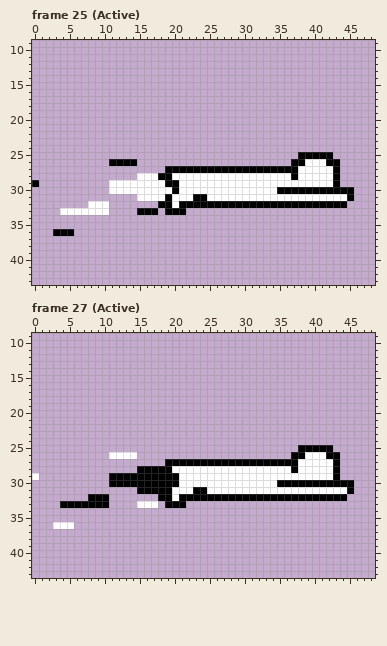
Edited in one commit: pixel-art file (shoot/Sprites/Wrestler/Wrestler.aseprite). This is how it looked before the edit.
64x64 pixels, 63 frames. Shown: frame 25 (Active): x 0..48, y 9..43; frame 27 (Active): x 0..48, y 9..43. The commit also changed other frames, which this record leaves out.
Now the later version:
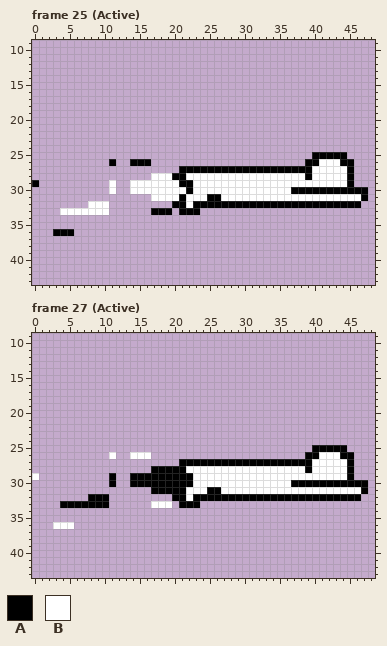
Palette (. is transparent): A #000000  B #ffffff
Diff:
Frame 25 (Active), layer "Layer":
Colour A is added in row 25 at x 43 to 44; in row 26 at x 15 to 16 and 44 to 45; in rows 27 to 29 at x 45; in row 30 at x 46 to 47; in row 31 at x 47; in row 32 at x 45 to 46.
Colour A is added in row 33 at x 18 and 22 to 23.
Colour A replaces colour B in row 26 at x 39 to 40; in row 27 at x 38 to 39; in row 28 at x 20 to 21 and 39; in row 29 at x 21 to 22; in row 30 at x 22; in row 31 at x 21 and 25 to 26.
Colour A replaces colour B in row 32 at x 20.
Colour B is added in rows 27 to 29 at x 44; in row 31 at x 46.
Colour B replaces colour A in row 26 at x 42 to 43; in row 27 at x 43; in row 28 at x 18 to 19, 37 and 43; in row 29 at x 19 to 20 and 43; in row 30 at x 20 and 35 to 36; in row 31 at x 19, 23 to 24 and 45.
Colour B replaces colour A in row 32 at x 22.
The author cleared colour A in row 25 at x 38 to 39; in row 26 at x 12 to 13 and 37 to 38; in row 27 at x 19 to 20; in row 32 at x 18 to 19; in row 33 at x 15 to 16 and 20.
The author cleared colour B in row 28 at x 15 to 16; in rows 29 to 30 at x 12 to 13; in row 31 at x 15 to 16.
Frame 27 (Active), layer "Layer":
Colour A is added in row 25 at x 43 to 44; in row 26 at x 44 to 45; in rows 27 to 29 at x 45; in row 30 at x 46 to 47; in row 31 at x 47; in row 32 at x 45 to 46.
Colour A is added in row 33 at x 22 to 23.
Colour A replaces colour B in row 26 at x 39 to 40; in row 27 at x 38 to 39; in row 28 at x 20 to 21 and 39; in rows 29 to 30 at x 21 to 22; in row 31 at x 20 to 21 and 25 to 26; in row 32 at x 20.
Colour B is added in row 26 at x 15 to 16; in rows 27 to 29 at x 44; in row 31 at x 46; in row 33 at x 18.
Colour B replaces colour A in row 26 at x 42 to 43; in row 27 at x 43; in row 28 at x 37 and 43; in row 29 at x 43; in row 30 at x 35 to 36; in row 31 at x 23 to 24 and 45.
Colour B replaces colour A in row 32 at x 22; in row 33 at x 19.
The author cleared colour A in row 25 at x 38 to 39; in row 26 at x 37 to 38; in row 27 at x 19 to 20; in row 28 at x 15 to 16; in rows 29 to 30 at x 12 to 13; in row 31 at x 15 to 16.
The author cleared colour A in row 32 at x 18 to 19; in row 33 at x 20.
The author cleared colour B in row 26 at x 12 to 13; in row 33 at x 15 to 16.
Boxes around the changes in both pictures, in picture pixels (x1, y1, x2, y2):
changed: (277, 152, 368, 208)
changed: (116, 159, 221, 215)
changed: (277, 445, 368, 501)
changed: (116, 452, 221, 508)
